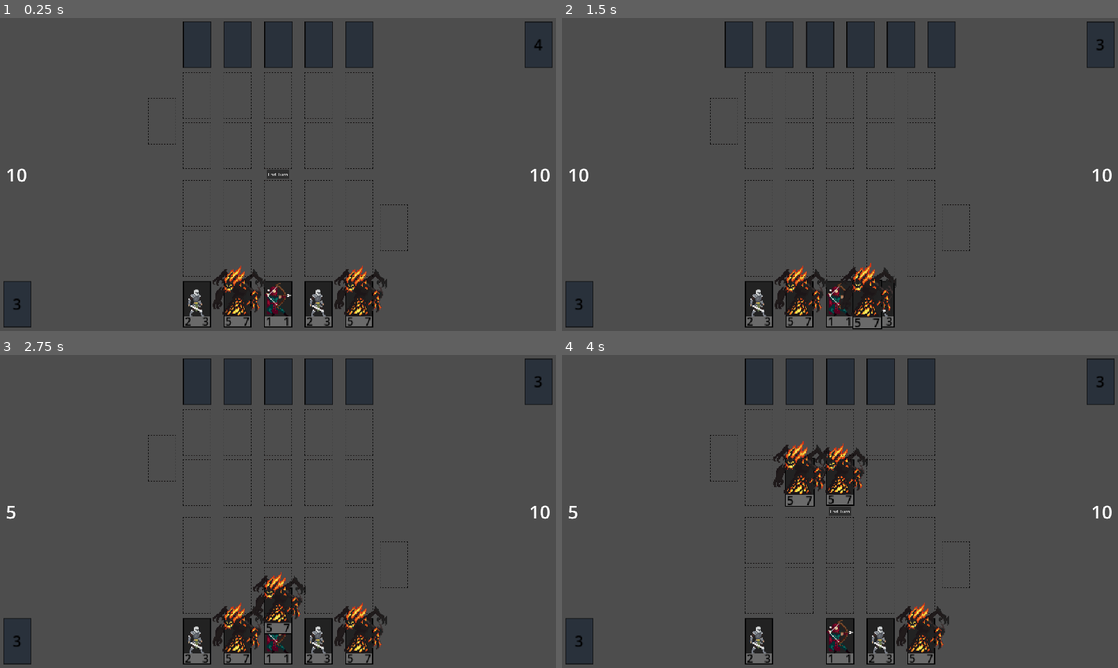
Above: before the commit, frames 1-4 (two rows, left to right).
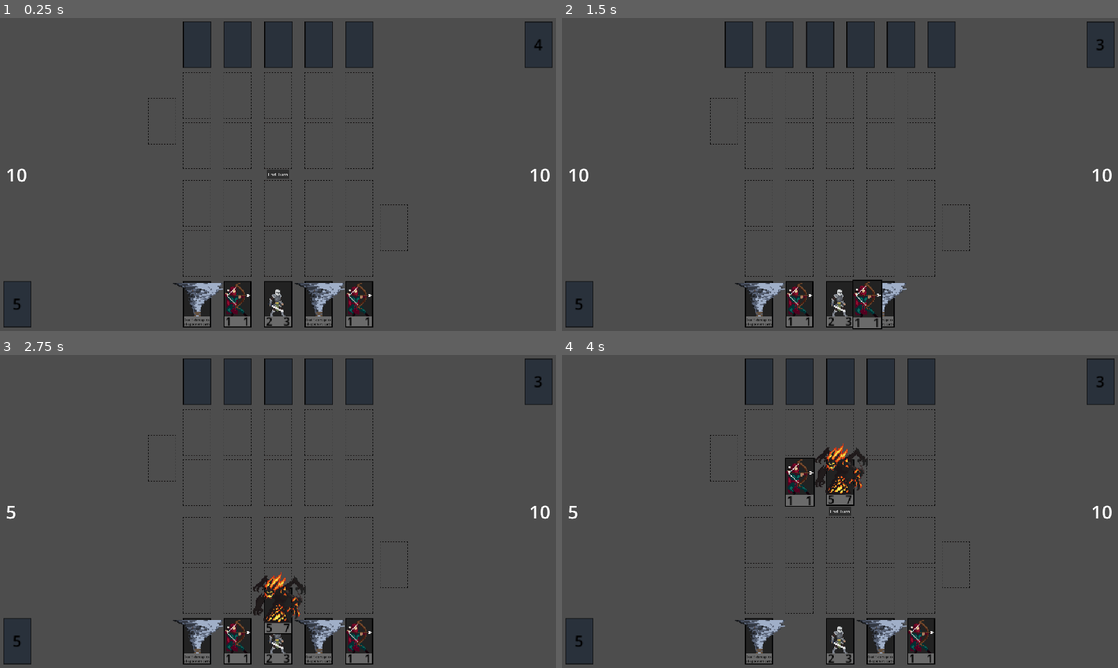
Above: after the commit, the same moments.

Repository: Daniel-Geo/yo-gi-oh
Game: Godot game, scene res://scenes/main.tscn
Same seed, same stepped clock (60 frames per second), same inputs: the game is played once before the commit and once after it.
Inputs (mouse positions are in pixels of both pictures, inside the frame that each line leads up to):
- Up to frame 1 (0.25 s): no input
- Up to frame 2 (1.5 s): click "End Turn" at 0.5 s; tap Enter at 1.25 s; drag from (923, 302) to (756, 302) at 1.27 s
- Up to frame 3 (2.75 s): drag from (316, 639) to (194, 483) at 2.02 s
- Up to frame 4 (4 s): move the mouse to (840, 639) at 2.77 s; hold Right 2.78-3.5 s; tap Alt at 2.85 s; click (840, 639) at 2.92 s; tap Space at 3.5 s; drag from (801, 639) to (801, 483) at 3.52 s

The runs differ from the first frame. In frame 1, 2.7% of the frame differs, in the area x 2-70%, y 79-99%; in frame 2, 2.3%; in frame 3, 2.6%; in frame 4, 2.8%, in the area x 2-70%, y 27-99%.

Commit message:
Add magic cards, targeting, and end screen
Introduces a new Tornado magic card with an ability script, card data fields for abilities, and deck updates to support non-monster cards. Reworks battle/input flow to handle selecting attackers and targets, per-turn attack limits, card destruction state, and turn-state UI control, then adds a win/lose end screen with restart. Also updates scene layering/collision setup and adds a Web export preset.

Diff:
--- a/project.godot
+++ b/project.godot
@@ -41,9 +41,10 @@
 
 [layer_names]
 
-2d_physics/layer_1="CardLayer"
+2d_physics/layer_1="PlayerCardLayer"
 2d_physics/layer_2="CardSlotLayer"
 2d_physics/layer_3="DeckLayer"
+2d_physics/layer_4="OpponentCardLayer"
 
 [physics]
 
--- a/scenes/card_slot.tscn
+++ b/scenes/card_slot.tscn
@@ -7,6 +7,7 @@
 size = Vector2(30, 50)
 
 [node name="CardSlot" type="Node2D" unique_id=1162383417]
+z_index = -2
 script = ExtResource("1_cypty")
 
 [node name="Sprite2D" type="Sprite2D" parent="." unique_id=344570579]
--- /dev/null
+++ b/scenes/end_screen.tscn
@@ -0,0 +1,63 @@
+[gd_scene format=3 uid="uid://o8wy22o1b4xv"]
+
+[ext_resource type="Script" uid="uid://dowmo1lvwwwrf" path="res://scripts/end_screen.gd" id="1_kq7ac"]
+
+[sub_resource type="StyleBoxFlat" id="StyleBoxFlat_bj4t2"]
+bg_color = Color(0, 0, 0, 0.4117647)
+
+[node name="EndScreen" type="Control" unique_id=1662831838]
+layout_mode = 3
+anchors_preset = 15
+anchor_right = 1.0
+anchor_bottom = 1.0
+grow_horizontal = 2
+grow_vertical = 2
+script = ExtResource("1_kq7ac")
+
+[node name="MarginContainer" type="MarginContainer" parent="." unique_id=665254732]
+layout_mode = 1
+anchors_preset = 15
+anchor_right = 1.0
+anchor_bottom = 1.0
+grow_horizontal = 2
+grow_vertical = 2
+theme_override_constants/margin_left = 200
+theme_override_constants/margin_top = 200
+theme_override_constants/margin_right = 200
+theme_override_constants/margin_bottom = 200
+
+[node name="Panel" type="Panel" parent="MarginContainer" unique_id=1678133112]
+layout_mode = 2
+theme_override_styles/panel = SubResource("StyleBoxFlat_bj4t2")
+
+[node name="VBoxContainer" type="VBoxContainer" parent="MarginContainer/Panel" unique_id=52208333]
+layout_mode = 1
+anchors_preset = 8
+anchor_left = 0.5
+anchor_top = 0.5
+anchor_right = 0.5
+anchor_bottom = 0.5
+offset_left = -118.0
+offset_top = -61.5
+offset_right = 118.0
+offset_bottom = 61.5
+grow_horizontal = 2
+grow_vertical = 2
+
+[node name="VSplitContainer" type="VSplitContainer" parent="MarginContainer/Panel/VBoxContainer" unique_id=1322858772]
+layout_mode = 2
+
+[node name="Label" type="Label" parent="MarginContainer/Panel/VBoxContainer/VSplitContainer" unique_id=730060903]
+layout_mode = 2
+theme_override_font_sizes/font_size = 128
+text = "Default"
+
+[node name="Button" type="Button" parent="MarginContainer/Panel/VBoxContainer/VSplitContainer" unique_id=1449396444]
+custom_minimum_size = Vector2(350, 0)
+layout_mode = 2
+size_flags_horizontal = 4
+size_flags_vertical = 4
+theme_override_font_sizes/font_size = 64
+text = "Play Again"
+
+[connection signal="pressed" from="MarginContainer/Panel/VBoxContainer/VSplitContainer/Button" to="." method="_on_button_pressed"]
--- a/scenes/main.tscn
+++ b/scenes/main.tscn
@@ -10,6 +10,7 @@
 [ext_resource type="Script" uid="uid://bydw1p0yl3822" path="res://scripts/opponent_deck.gd" id="7_choun"]
 [ext_resource type="Script" uid="uid://ck15hd1r7icmo" path="res://scripts/battle_manager.gd" id="7_tipki"]
 [ext_resource type="Texture2D" uid="uid://bw8rmybgmiqh8" path="res://assets/sprites/CardSlot.png" id="8_choun"]
+[ext_resource type="PackedScene" uid="uid://o8wy22o1b4xv" path="res://scenes/end_screen.tscn" id="10_ya4ey"]
 
 [node name="Main" type="Node2D" unique_id=1701905270]
 
@@ -146,6 +147,7 @@
 script = ExtResource("7_choun")
 
 [node name="PlayerGraveyard" type="Node2D" parent="." unique_id=110230930]
+z_index = -2
 position = Vector2(100, 46)
 scale = Vector2(0.8, 0.8)
 
@@ -154,6 +156,7 @@
 texture = ExtResource("8_choun")
 
 [node name="OpponentGraveyard" type="Node2D" parent="." unique_id=1807240228]
+z_index = -2
 position = Vector2(-100, -46)
 scale = Vector2(0.8, 0.8)
 
@@ -210,6 +213,9 @@
 horizontal_alignment = 1
 vertical_alignment = 1
 
+[node name="EndScreen" parent="CanvasLayer" unique_id=1662831838 instance=ExtResource("10_ya4ey")]
+visible = false
+
 [node name="BattleManager" type="Node" parent="." unique_id=673879994]
 script = ExtResource("7_tipki")
 
--- a/scenes/opponent_card.tscn
+++ b/scenes/opponent_card.tscn
@@ -18,6 +18,9 @@
 border_width_right = 1
 border_width_bottom = 1
 border_color = Color(0, 0, 0, 1)
+
+[sub_resource type="RectangleShape2D" id="RectangleShape2D_snj32"]
+size = Vector2(30, 50)
 
 [sub_resource type="Animation" id="Animation_kg30u"]
 length = 0.001
@@ -282,6 +285,13 @@
 scale = Vector2(0.167, 0.189)
 texture = ExtResource("3_32nxw")
 
+[node name="Area2D" type="Area2D" parent="." unique_id=1783155777]
+collision_layer = 8
+collision_mask = 8
+
+[node name="CollisionShape2D" type="CollisionShape2D" parent="Area2D" unique_id=2094799187]
+shape = SubResource("RectangleShape2D_snj32")
+
 [node name="AnimationPlayer" type="AnimationPlayer" parent="." unique_id=893854202]
 libraries/ = SubResource("AnimationLibrary_6ligt")
 
--- a/scenes/player_card.tscn
+++ b/scenes/player_card.tscn
@@ -275,6 +275,26 @@
 horizontal_alignment = 2
 vertical_alignment = 2
 
+[node name="Ability" type="RichTextLabel" parent="Panel/Panel" unique_id=1032388225]
+unique_name_in_owner = true
+layout_mode = 1
+anchors_preset = 5
+anchor_left = 0.5
+anchor_right = 0.5
+offset_left = -15.0
+offset_right = 135.0
+offset_bottom = 60.0
+grow_horizontal = 2
+scale = Vector2(0.2, 0.2)
+size_flags_horizontal = 4
+size_flags_vertical = 4
+mouse_filter = 2
+theme_override_colors/default_color = Color(0, 0, 0, 1)
+text = "Default Text"
+fit_content = true
+horizontal_alignment = 1
+vertical_alignment = 1
+
 [node name="CardImage" type="Sprite2D" parent="Panel" unique_id=1672238433]
 unique_name_in_owner = true
 position = Vector2(15, 6)
--- a/scripts/battle_manager.gd
+++ b/scripts/battle_manager.gd
@@ -17,10 +17,14 @@
 @onready var opponent_health_label: RichTextLabel = $"../CanvasLayer/MarginContainer/OpponentHealth"
 @onready var player_graveyard: Node2D = $"../PlayerGraveyard"
 @onready var opponent_graveyard: Node2D = $"../OpponentGraveyard"
-
+@onready var end_screen: Control = $"../CanvasLayer/EndScreen"
+
+var is_player_turn: bool = true
+var is_player_attacking: bool = false
 var empty_monster_card_slots: Array
 var player_cards_on_battlefield: Array
 var opponent_cards_on_battlefield: Array
+var player_cards_attacked_this_turn: Array
 
 func _ready() -> void:
 	player_health_label.text = str(player_health)
@@ -29,8 +33,7 @@
 		empty_monster_card_slots.append(card_slot)
 
 func opponent_turn() -> void:
-	end_turn_button.disabled = true
-	end_turn_button.visible = false
+	enable_end_turn_button(false)
 
 	if opponent_deck.opponent_deck.size() != 0:
 		opponent_deck.draw_card()
@@ -47,8 +50,13 @@
 				await direct_attack(card, "opponent")
 			else:
 				var card_to_attack = player_cards_on_battlefield.pick_random()
-				attack(card, card_to_attack, "opponent")
-
+				await attack(card, card_to_attack, "opponent")
+	if player_health == 0:
+		end_screen.show_end_screen("lost")
+		return
+	elif opponent_health == 0:
+		end_screen.show_end_screen("win")
+		return
 	end_opponent_turn()
 
 func wait(wait_time) -> void:
@@ -63,9 +71,12 @@
 		player_health = max(0, player_health - attacking_card.attack)
 		player_health_label.text = str(player_health)
 	else:
-		new_pos_y = 0
+		is_player_attacking = true
+		enable_end_turn_button(false)
+		new_pos_y = -120
 		opponent_health = max(0, opponent_health - attacking_card.attack)
 		opponent_health_label.text = str(opponent_health)
+		player_cards_attacked_this_turn.append(attacking_card)
 	var new_pos = Vector2(attacking_card.position.x, new_pos_y)
 	attacking_card.z_index = 2
 
@@ -78,7 +89,23 @@
 	attacking_card.z_index = 0
 	await wait(1)
 
+	if player_health == 0:
+		end_screen.show_end_screen("lost")
+		return
+	elif opponent_health == 0:
+		end_screen.show_end_screen("win")
+		return
+
+	if attacker == "player":
+		is_player_attacking = false
+		enable_end_turn_button(true)
+
 func attack(attacking_card, defending_card, attacker) -> void:
+	if attacker == "player":
+		is_player_attacking = true
+		card_manager.selected_monster = null
+		enable_end_turn_button(false)
+		player_cards_attacked_this_turn.append(attacking_card)
 	attacking_card.z_index = 2
 	var new_pos = Vector2(defending_card.position.x, defending_card.position.y + battle_position_offset)
 	var tween = get_tree().create_tween()
@@ -107,22 +134,33 @@
 	if card_was_destroyed:
 		await wait(1)
 
+	if attacker == "player":
+		is_player_attacking = false
+		enable_end_turn_button(true)
+
 
 func destroy_card(card, card_owner) -> void:
 	var new_pos: Vector2
 	if card_owner == "player":
+		card.defeated = true
+		card.get_node("Area2D/CollisionShape2D").disabled = true
 		new_pos = player_graveyard.position
-		if card in player_cards_on_battlefield:
-			player_cards_on_battlefield.erase(card)
+		player_cards_on_battlefield.erase(card)
+		card.card_slot_card_is_in.get_node("Area2D/CollisionShape2D").disabled = false
 	else:
 		new_pos = opponent_graveyard.position
-		if card in opponent_cards_on_battlefield:
-			opponent_cards_on_battlefield.erase(card)
+		opponent_cards_on_battlefield.erase(card)
 
 	card.card_slot_card_is_in.is_card_in_card_slot = false
 	card.card_slot_card_is_in = null
 	var tween = get_tree().create_tween()
 	tween.tween_property(card, "position", new_pos, card_move_speed)
+	card.z_index = -1
+
+func opponent_card_selected(defending_card):
+	var attacking_card = card_manager.selected_monster
+	if attacking_card and defending_card in opponent_cards_on_battlefield and not is_player_attacking:
+		attack(attacking_card, defending_card, "player")
 
 func try_play_highest_attack_card() -> void:
 	if opponent_hand.opponent_hand.size() == 0:
@@ -147,10 +185,17 @@
 	opponent_cards_on_battlefield.append(highest_attack_card)
 
 func end_opponent_turn() -> void:
+	is_player_turn = true
 	player_deck.has_drawn_card_this_turn = false
 	card_manager.has_played_monster_card_this_turn = false
-	end_turn_button.disabled = false
-	end_turn_button.visible = true
+	enable_end_turn_button(true)
 
 func _on_end_turn_button_pressed() -> void:
+	is_player_turn = false
+	card_manager.unselect_monster()
+	player_cards_attacked_this_turn.clear()
 	opponent_turn()
+
+func enable_end_turn_button(is_enabled: bool) -> void:
+	end_turn_button.disabled = not is_enabled
+	end_turn_button.visible = is_enabled
--- a/scripts/card_database.gd
+++ b/scripts/card_database.gd
@@ -1,10 +1,11 @@
 extends Node2D
 
-# card: [attack, health, type]
+# card: [attack, health, type, ability, ability script]
 const CARDS: Dictionary = {
-	"knight": [2, 3, CardTypes.MONSTER],
-	"archer": [1, 1, CardTypes.MONSTER],
-	"demon": [5, 7, CardTypes.MONSTER]
+	"knight": [2, 3, CardTypes.MONSTER, null, null],
+	"archer": [1, 1, CardTypes.MONSTER, null, null],
+	"demon": [5, 7, CardTypes.MONSTER, null, null],
+	"tornado": [null, null, CardTypes.MAGIC, "Deal 1 damage to all opponent cards", "res://scripts/tornado.gd"]
 }
 
 enum CardTypes { MONSTER, MAGIC }
--- a/scripts/card_manager.gd
+++ b/scripts/card_manager.gd
@@ -5,6 +5,7 @@
 @export var card_default_scale: float = 0.8
 @export var card_highlight_scale: float = 0.85
 @export var card_slot_scale: float = 0.8
+@export var selected_monster_offset_y: int = 10
 
 @onready var player_hand: Node2D = $"../PlayerHand"
 @onready var camera_2d: Camera2D = $"../Camera2D"
@@ -15,7 +16,8 @@
 var screen_size: Vector2
 var card_being_dragged: Node2D
 var is_hovering_on_card: bool
-var has_played_monster_card_this_turn = false
+var selected_monster: Node2D
+var has_played_monster_card_this_turn: bool = false
 
 func _ready() -> void:
 	screen_size = get_viewport_rect().size / camera_2d.zoom
@@ -30,6 +32,41 @@
 	if card_being_dragged:
 		finish_drag()
 
+func card_clicked(card) -> void:
+	if card.card_slot_card_is_in:
+		if battle_manager.is_player_turn and not battle_manager.is_player_attacking:
+			if not card in battle_manager.player_cards_attacked_this_turn:
+				if card.card_type == CardDatabase.CardTypes.MONSTER:
+					if battle_manager.opponent_cards_on_battlefield.size() == 0:
+						battle_manager.direct_attack(card, "player")
+					else:
+						select_card_to_be_attacked(card)
+	else:
+		start_drag(card)
+
+func select_card_to_be_attacked(card) -> void:
+	if selected_monster:
+		if selected_monster == card:
+			card.position.y += selected_monster_offset_y
+			card.z_index = 1
+			selected_monster = null
+		else:
+			selected_monster.position.y += selected_monster_offset_y
+			selected_monster.z_index = 1
+			selected_monster = card
+			card.position.y -= selected_monster_offset_y
+			card.z_index = 2
+	else:
+		selected_monster = card
+		card.position.y -= selected_monster_offset_y
+		card.z_index = 2
+
+func unselect_monster() -> void:
+	if selected_monster:
+		selected_monster.position.y += selected_monster_offset_y
+		selected_monster.z_index = 1
+		selected_monster = null
+
 func start_drag(card) -> void:
 	card_being_dragged = card
 	card.scale = Vector2(card_highlight_scale, card_highlight_scale)
@@ -40,20 +77,29 @@
 	var card_slot = raycast_check(card_slot_collision_mask)
 	if card_slot and not card_slot.is_card_in_card_slot:
 		if card_being_dragged.card_type == card_slot.card_slot_type:
-			if not has_played_monster_card_this_turn:
-				has_played_monster_card_this_turn = true
-				is_hovering_on_card = false
-				card_being_dragged.is_in_card_slot = true
-				card_being_dragged.card_slot_card_is_in = card_slot
-				card_being_dragged.scale = Vector2(card_slot_scale, card_slot_scale)
-				card_being_dragged.z_index = -1
-				player_hand.remove_card_from_hand(card_being_dragged)
-				card_being_dragged.position = card_slot.position
-				card_being_dragged.get_node("Area2D/CollisionShape2D").disabled = true
-				card_slot.is_card_in_card_slot = true
-				battle_manager.player_cards_on_battlefield.append(card_being_dragged)
+			if card_being_dragged.card_type == CardDatabase.CardTypes.MONSTER and has_played_monster_card_this_turn:
+				player_hand.add_card_to_hand(card_being_dragged, card_draw_speed)
 				card_being_dragged = null
 				return
+
+
+			is_hovering_on_card = false
+			card_being_dragged.is_in_card_slot = true
+			card_being_dragged.card_slot_card_is_in = card_slot
+			card_being_dragged.scale = Vector2(card_slot_scale, card_slot_scale)
+			card_being_dragged.z_index = -1
+			player_hand.remove_card_from_hand(card_being_dragged)
+			card_being_dragged.position = card_slot.position
+			card_slot.is_card_in_card_slot = true
+			card_slot.get_node("Area2D/CollisionShape2D").disabled = true
+
+			if card_being_dragged.card_type == CardDatabase.CardTypes.MONSTER:
+				battle_manager.player_cards_on_battlefield.append(card_being_dragged)
+				has_played_monster_card_this_turn = true
+			else:
+				card_being_dragged.ability_script.trigger_ability(battle_manager, input_manager, card_being_dragged)
+			card_being_dragged = null
+			return
 
 	player_hand.add_card_to_hand(card_being_dragged, card_draw_speed)
 	card_being_dragged = null
@@ -64,12 +110,12 @@
 	card.connect("hovered_off", on_hovered_off_card)
 
 func on_hovered_over_card(card) -> void:
-	if not is_hovering_on_card:
+	if not is_hovering_on_card and not card.is_in_card_slot:
 		highlight_card(card, true)
 		is_hovering_on_card = true
 
 func on_hovered_off_card(card) -> void:
-	if not card.is_in_card_slot and not card_being_dragged:
+	if not card.is_in_card_slot and not card_being_dragged and not card.defeated:
 		highlight_card(card, false)
 		var new_card_hovered = raycast_check(card_collision_mask)
 		if new_card_hovered:
@@ -78,6 +124,8 @@
 			is_hovering_on_card = false
 
 func highlight_card(card, hovered) -> void:
+	if card.card_slot_card_is_in:
+		return
 	if hovered:
 		card.scale = Vector2(card_highlight_scale, card_highlight_scale)
 		card.z_index = 2
--- /dev/null
+++ b/scripts/end_screen.gd
@@ -0,0 +1,12 @@
+extends Control
+
+@onready var label: Label = $MarginContainer/Panel/VBoxContainer/VSplitContainer/Label
+@onready var button: Button = $MarginContainer/Panel/VBoxContainer/VSplitContainer/Button
+
+func show_end_screen(game_state: String) -> void:
+	visible = true
+	label.text = "You Win" if game_state == "win" else "You Lose"
+
+
+func _on_button_pressed() -> void:
+	get_tree().reload_current_scene()
--- a/scripts/input_manager.gd
+++ b/scripts/input_manager.gd
@@ -3,11 +3,15 @@
 signal left_mouse_button_clicked
 signal left_mouse_button_released
 
-@export var card_collision_mask: int = 1
+@export var player_card_collision_mask: int = 1
 @export var deck_collision_mask: int = 4
+@export var opponent_card_collision_mask: int = 8
 
 @onready var card_manager: Node2D = $"../CardManager"
 @onready var deck: Node2D = $"../PlayerDeck"
+@onready var battle_manager: Node = $"../BattleManager"
+
+var input_disabled: bool = false
 
 func _input(event: InputEvent) -> void:
 	if event is InputEventMouseButton and event.button_index == MOUSE_BUTTON_LEFT:
@@ -18,6 +22,8 @@
 			emit_signal("left_mouse_button_released")
 
 func raycast_at_cursor():
+	if input_disabled:
+		return
 	var space_state = get_world_2d().direct_space_state
 	var parameters = PhysicsPointQueryParameters2D.new()
 	parameters.position = get_global_mouse_position()
@@ -25,10 +31,12 @@
 	var result = space_state.intersect_point(parameters)
 	if result.size() > 0:
 		var result_collision_mask = result[0].collider.collision_mask
-		if result_collision_mask == card_collision_mask:
-			var card_found = result[0].collider.get_parent()
-			if card_found:
-				card_manager.start_drag(card_found)
+		if result_collision_mask == player_card_collision_mask:
+			var card = result[0].collider.get_parent()
+			if card:
+				card_manager.card_clicked(card)
 		elif result_collision_mask == deck_collision_mask:
 			deck.draw_card()
+		elif result_collision_mask == opponent_card_collision_mask:
+			battle_manager.opponent_card_selected(result[0].collider.get_parent())
 	return null
--- a/scripts/player_card.gd
+++ b/scripts/player_card.gd
@@ -4,11 +4,13 @@
 signal hovered_off
 
 var starting_position: Vector2
-var is_in_card_slot: bool = false
 var card_type: CardDatabase.CardTypes
 var card_slot_card_is_in: Node2D
+var is_in_card_slot: bool = false
+var defeated: bool = false
 var health: int
 var attack: int
+var ability_script
 
 func _ready() -> void:
 	get_parent().connect_card_signals(self)
--- a/scripts/player_deck.gd
+++ b/scripts/player_deck.gd
@@ -10,7 +10,7 @@
 @onready var collision_shape_2d: CollisionShape2D = $Area2D/CollisionShape2D
 @onready var rich_text_label: RichTextLabel = $RichTextLabel
 
-var player_deck: Array = ["knight", "archer", "demon", "knight", "archer", "demon", "knight", "knight"]
+var player_deck: Array = ["knight", "archer", "demon", "knight", "archer", "demon", "knight", "tornado", "tornado", "tornado"]
 var has_drawn_card_this_turn: bool = false
 
 func _ready() -> void:
@@ -42,11 +42,21 @@
 	var card_image_path = "res://assets/sprites/" + card_drawn_name + ".png"
 	new_card.get_node("%CardImage").texture = load(card_image_path)
 	new_card.get_node("%CardImage").visible = false
-	new_card.attack = CardDatabase.CARDS[card_drawn_name][0]
-	new_card.health = CardDatabase.CARDS[card_drawn_name][1]
-	new_card.get_node("%Attack").text = str(new_card.attack)
-	new_card.get_node("%Health").text = str(new_card.health)
 	new_card.card_type = CardDatabase.CARDS[card_drawn_name][2] as CardDatabase.CardTypes
+	if new_card.card_type == CardDatabase.CardTypes.MONSTER:
+		new_card.get_node("%Ability").visible = false
+		new_card.attack = CardDatabase.CARDS[card_drawn_name][0]
+		new_card.health = CardDatabase.CARDS[card_drawn_name][1]
+		new_card.get_node("%Attack").text = str(new_card.attack)
+		new_card.get_node("%Health").text = str(new_card.health)
+	else:
+		new_card.get_node("%Attack").visible = false
+		new_card.get_node("%Health").visible = false
+		new_card.get_node("%Ability").text = CardDatabase.CARDS[card_drawn_name][3]
+		var new_card_ability_script_path = CardDatabase.CARDS[card_drawn_name][4]
+		if new_card_ability_script_path:
+			new_card.ability_script = load(new_card_ability_script_path).new()
+
 	card_manager.add_child(new_card)
 	new_card.name = "card"
 	player_hand.add_card_to_hand(new_card, card_draw_speed)
--- /dev/null
+++ b/scripts/tornado.gd
@@ -0,0 +1,27 @@
+extends Node
+
+@export var tornado_damage: int = 1
+
+@onready var input_manager: Node2D = $InputManager
+
+func trigger_ability(battle_manager, input_manager, card_with_ability) -> void:
+	input_manager.input_disabled = true
+	battle_manager.enable_end_turn_button(false)
+	await battle_manager.wait(1)
+
+	var cards_to_destroy: Array
+	for card in battle_manager.opponent_cards_on_battlefield:
+		card.health = max(0, card.health - tornado_damage)
+		card.get_node("%Health").text = str(card.health)
+		if card.health == 0:
+			cards_to_destroy.append(card)
+	await battle_manager.wait(1)
+
+	if cards_to_destroy.size() > 0:
+		for card in cards_to_destroy:
+			battle_manager.destroy_card(card, "opponent")
+
+	battle_manager.destroy_card(card_with_ability, "player")
+	await battle_manager.wait(1)
+	battle_manager.enable_end_turn_button(true)
+	input_manager.input_disabled = false
Binary file added: assets/sprites/tornado.png
Not shown, added: assets/sprites/tornado.png.import
Not shown, added: export_presets.cfg
Not shown, added: scripts/end_screen.gd.uid
Not shown, added: scripts/tornado.gd.uid
